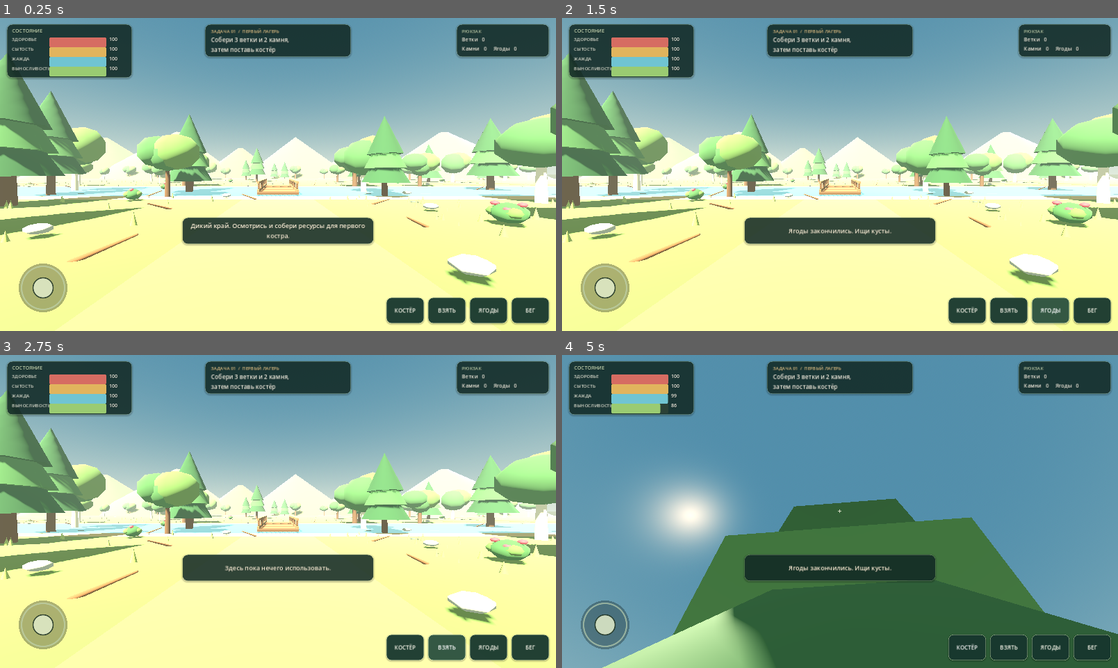
Above: before the commit, frames 1-4 (two rows, left to right).
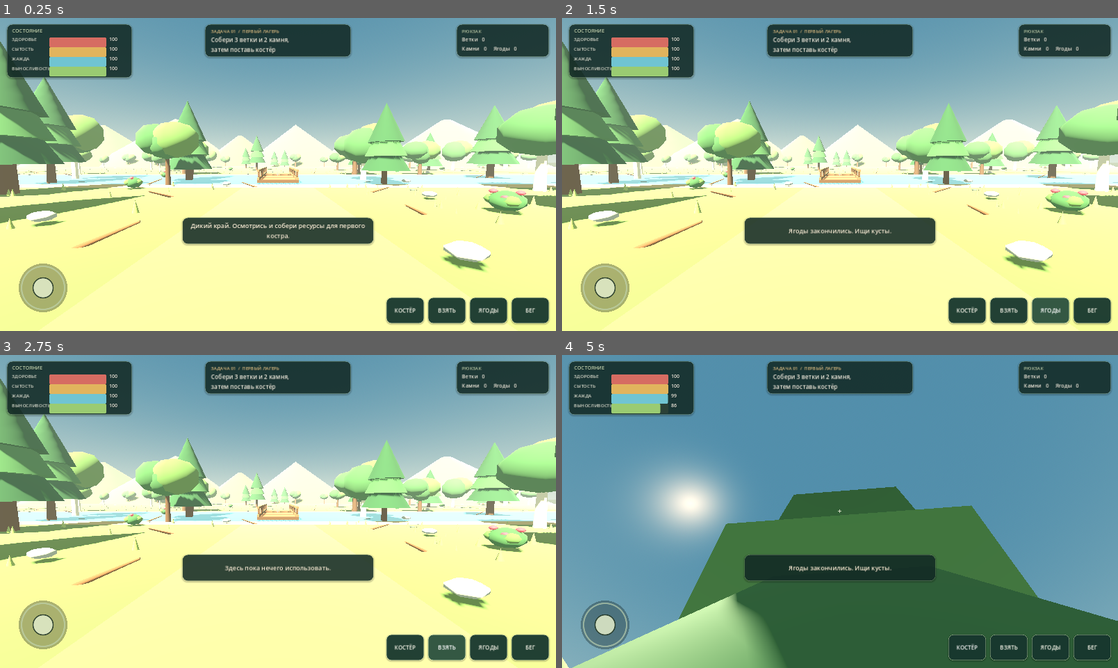
Above: after the commit, the same moments.

Repository: timurasfandiarov914-coder/gaymes
Game: Godot game, scene res://scenes/main.tscn
The game is run twice, just before and just after one commit, with the same random seed, the same clock (stepped at 60 frames per second) and the same inputs.
Inputs (mouse positions are in pixels of both pictures, inside the frame that each line leads up to):
- Up to frame 1 (0.25 s): no input
- Up to frame 2 (1.5 s): click "БЕГ" at 0.5 s; click "ЯГОДЫ" at 1.25 s
- Up to frame 3 (2.75 s): click "ВЗЯТЬ" at 2 s
- Up to frame 4 (5 s): click "КОСТЁР" at 2.75 s; tap Enter at 3.5 s; move the mouse to (867, 511) at 3.52 s; hold W from 3.53 s (still down); tap E at 3.6 s; move the mouse to (812, 511) at 4.27 s; tap F at 4.35 s

The runs differ from the first frame. In frame 1, 23% of the frame differs, in the area x 0-100%, y 7-86%; in frame 2, 23%; in frame 3, 23%; in frame 4, 6.9%.

Commit message:
Improve initial first-person framing

Diff:
--- a/scripts/player.gd
+++ b/scripts/player.gd
@@ -27,6 +27,8 @@
 
 func _ready() -> void:
 	add_to_group("player")
+	# A slight downward starting pitch keeps nearby terrain and pickups in view.
+	head.rotation.x = deg_to_rad(-3.5)
 	if not OS.has_feature("android"):
 		Input.mouse_mode = Input.MOUSE_MODE_CAPTURED
 	_emit_state()
